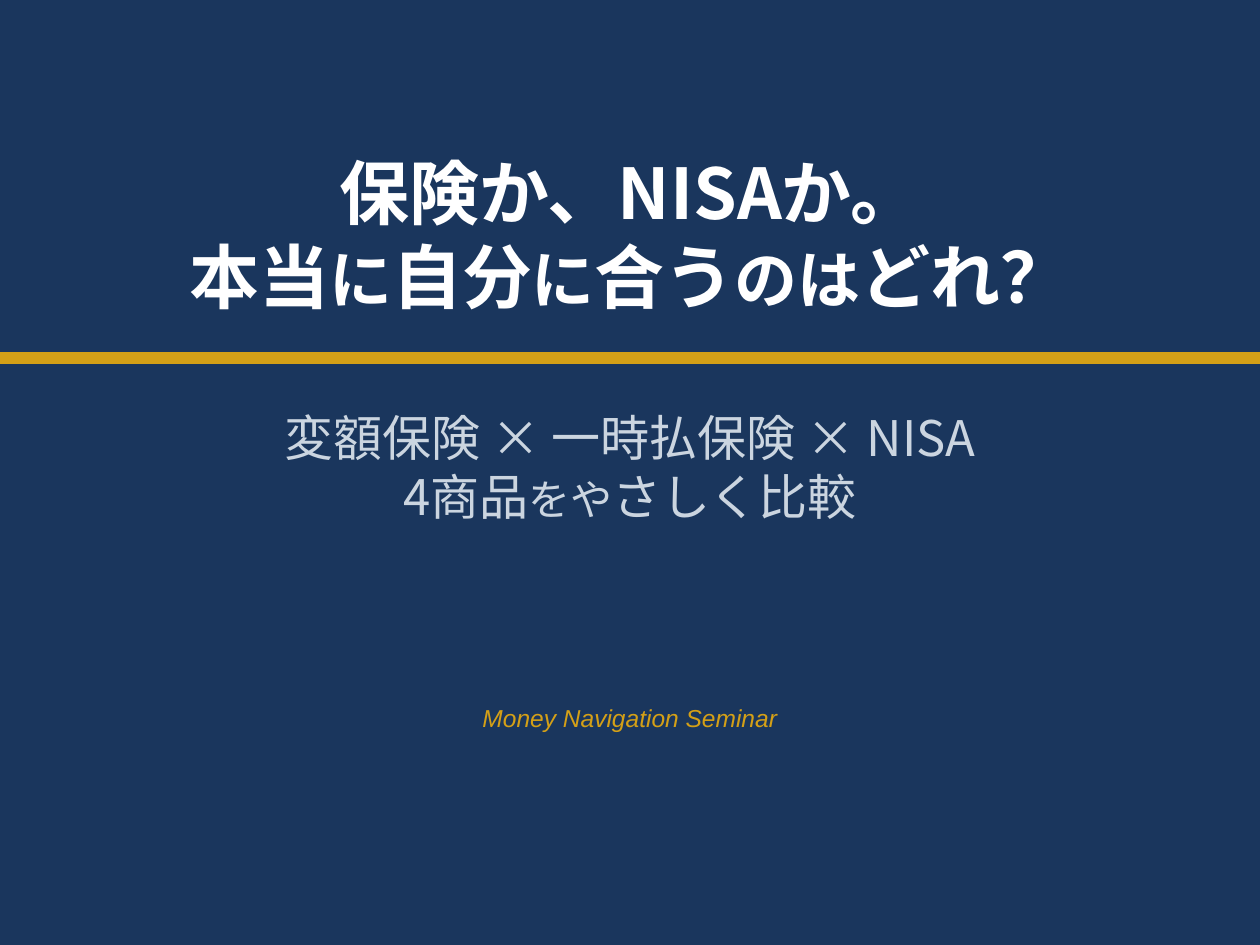
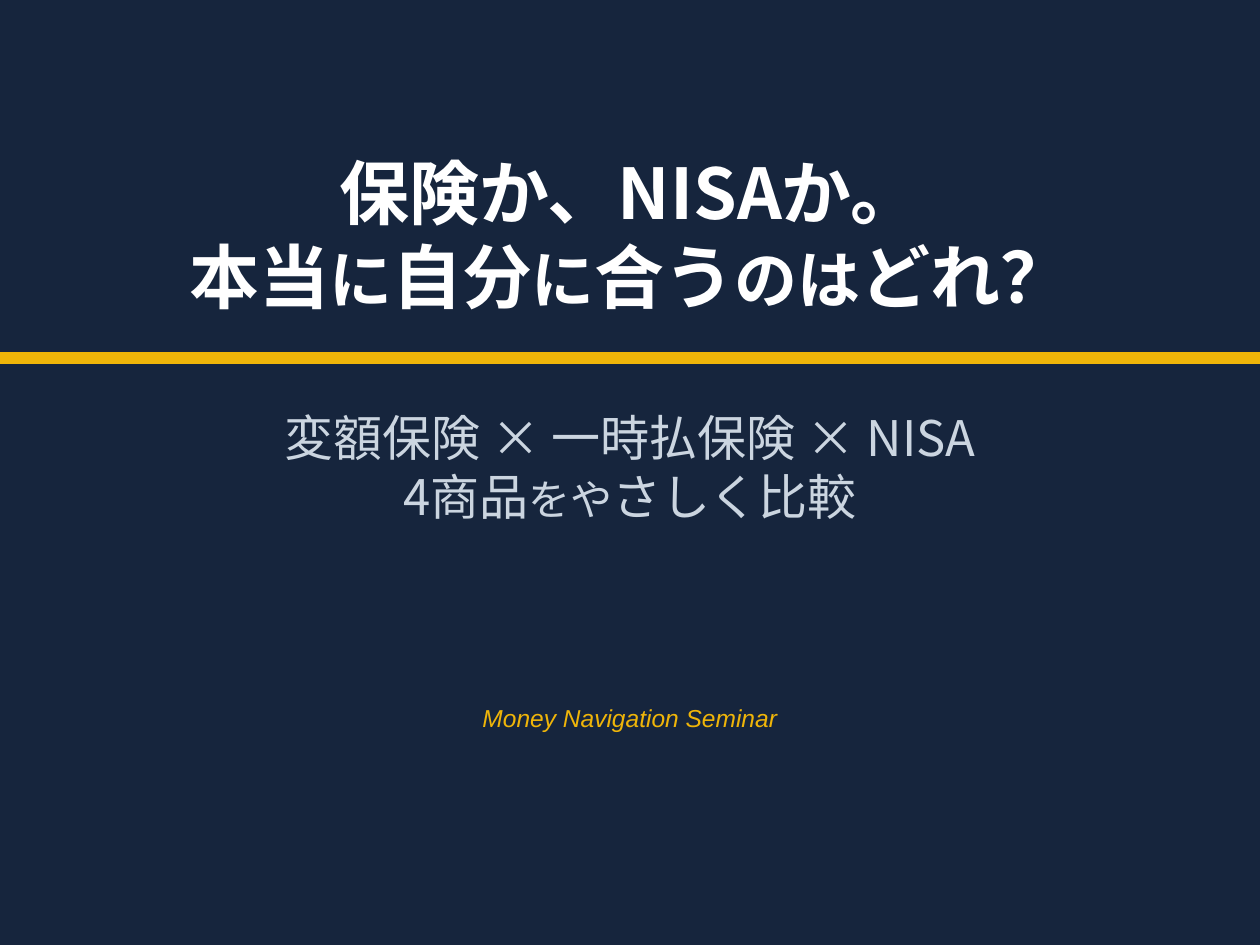
Before and after one commit to love2u2aya/seminar-hoken-vs-nisa, a slide deck: slide 1 of seminar_slides.pptx. Drawn at 1260x945 pixels with LibreOffice and Linux fonts; fonts in the diff are those of the drawing. Boxes give left, top, right and bottom in pixels: in the first picture for what was removed or moved away, otherwise in the second. Text is boxed around its words. In the diff, an @@ line names an element or a change of style, - is before the commit and + after.

```diff
--- a/seminar_slides.pptx
+++ b/seminar_slides.pptx
@@ background #1A365D to #16253D @@
@@ rectangle at (0,353,1260,363): fill #D4A017 to #EFB509; outline #D4A017 1 pt to #EFB509 1 pt @@
@@ text "Money Navigation Seminar" at (482,709,777,732): text colour #D4A017 to #EFB509 @@
```
Also in this commit, not shown: 26 other slides changed, 2 other files.
